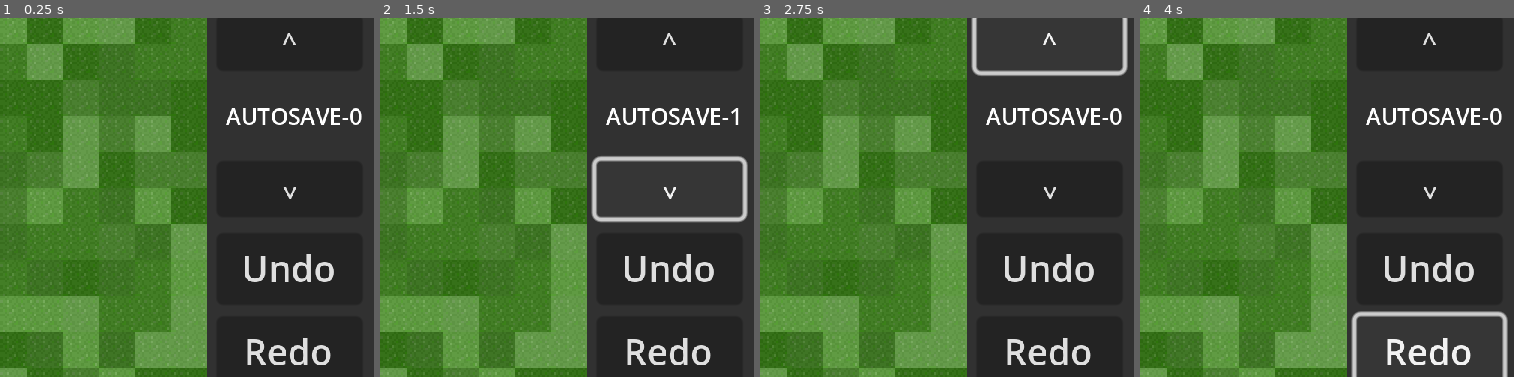
Above: before the commit, frames 1-4 (left to right).
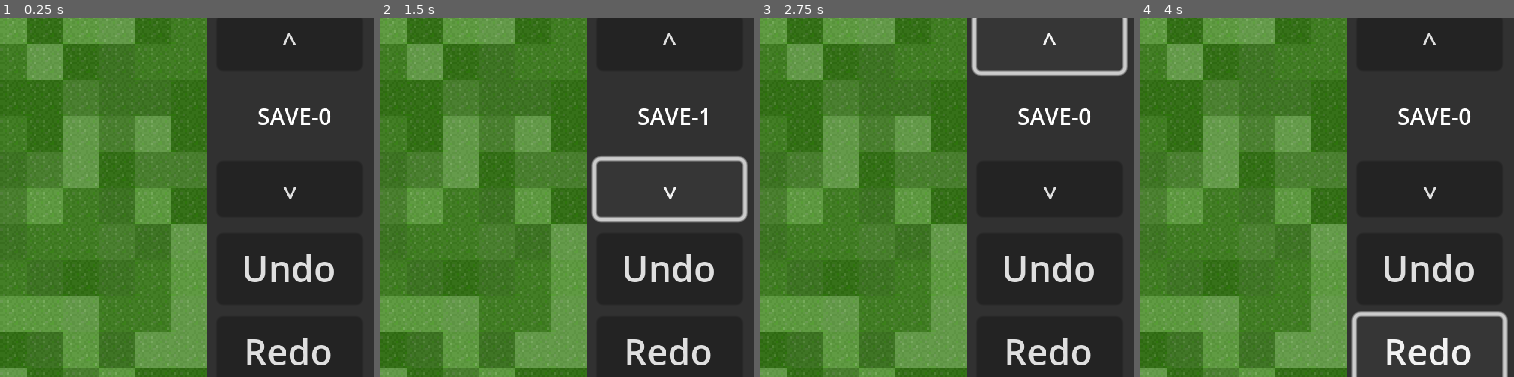
Above: after the commit, the same moments.

Repository: timpt0261/CMPM-121-F0-Proto
Game: Godot game, scene res://scene/main.tscn
Same seed, same stepped clock (60 frames per second), same inputs: the game is played once before the commit and once after it.
Inputs:
- Up to frame 1 (0.25 s): no input
- Up to frame 2 (1.5 s): click "Save" at 0.5 s; click "^" at 1.25 s
- Up to frame 3 (2.75 s): click "^" at 2 s
- Up to frame 4 (4 s): click "Undo" at 2.75 s; click "Redo" at 3.5 s
The pictures show only the part of the screen within x 50-100%, y 36-86%; the shares and areas given below are measured in that part.

The runs differ from the first frame. In frame 1, 0.9% of the frame differs, in the area x 60-97%, y 25-30%; in frame 2, 0.8%; in frame 3, 0.9%; in frame 4, 0.9%.

Commit message:
Fixed a bug in the Save button binding

Diff:
--- a/script/game_state_manager.gd
+++ b/script/game_state_manager.gd
@@ -36,7 +36,7 @@
 
 func _ready():
 	turn_count.new_turn_signal.connect(new_turn.bind())
-	save.pressed.connect(do_save.bind(get_new_save_name(SAVE_PREFIX)));
+	save.pressed.connect(manual_save.bind());
 	load.pressed.connect(do_load.bind());
 	save_scroll_up.pressed.connect(save_scroll.bind(1))
 	save_scroll_down.pressed.connect(save_scroll.bind(-1))
@@ -107,6 +107,9 @@
 	if(is_playing):
 		auto_save()
 
+func manual_save():
+	do_save(get_new_save_name(SAVE_PREFIX))
+
 func auto_save():
 	var time_passed = Time.get_unix_time_from_system() - autosave_start;
 	if(time_passed > (auto_save_length * 60)):
@@ -155,6 +158,8 @@
 
 func refresh_saves_list():
 	saves_list = DirAccess.get_files_at(SAVE_DIRECTORY)
+	if save_to_load_index < 0:
+		save_to_load_index = 0
 	if(save_to_load_index >= saves_list.size()):
 		set_save_to_load(saves_list.size()-1)
 	set_save_to_load(save_to_load_index)
Binary file removed: save_data/AUTOSAVE-0.txt
Binary file removed: save_data/AUTOSAVE-1.txt
Binary file changed: save_data/SAVE-0.txt
Binary file added: save_data/SAVE-1.txt
